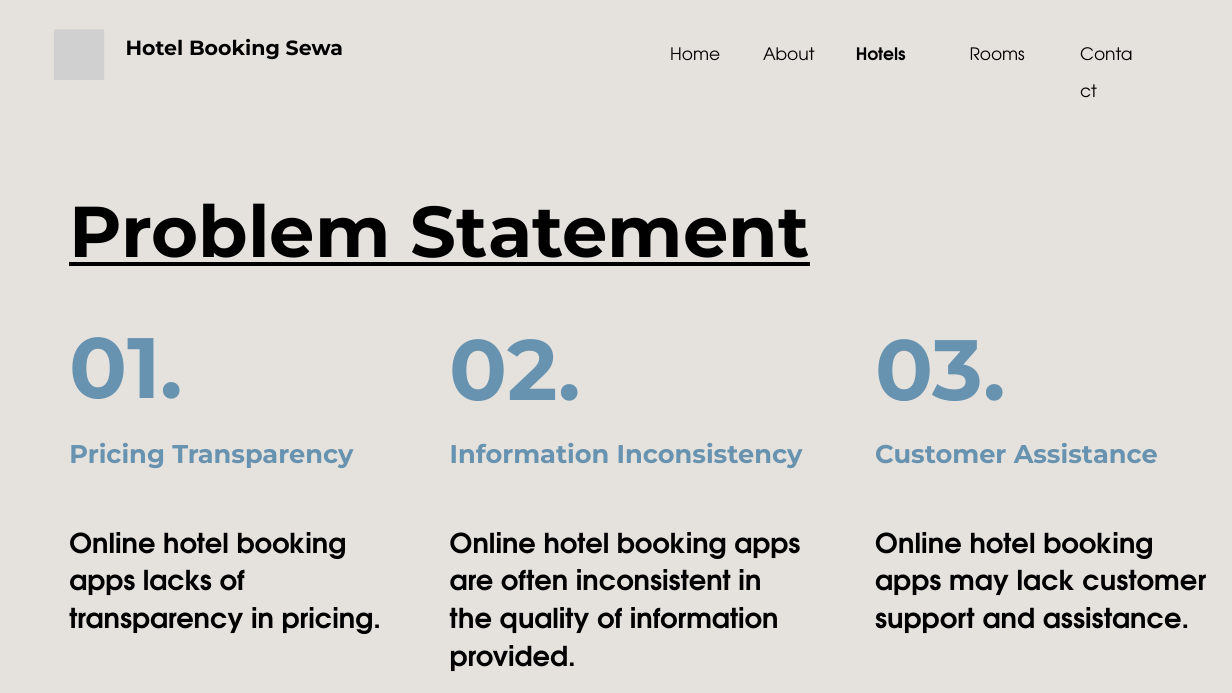
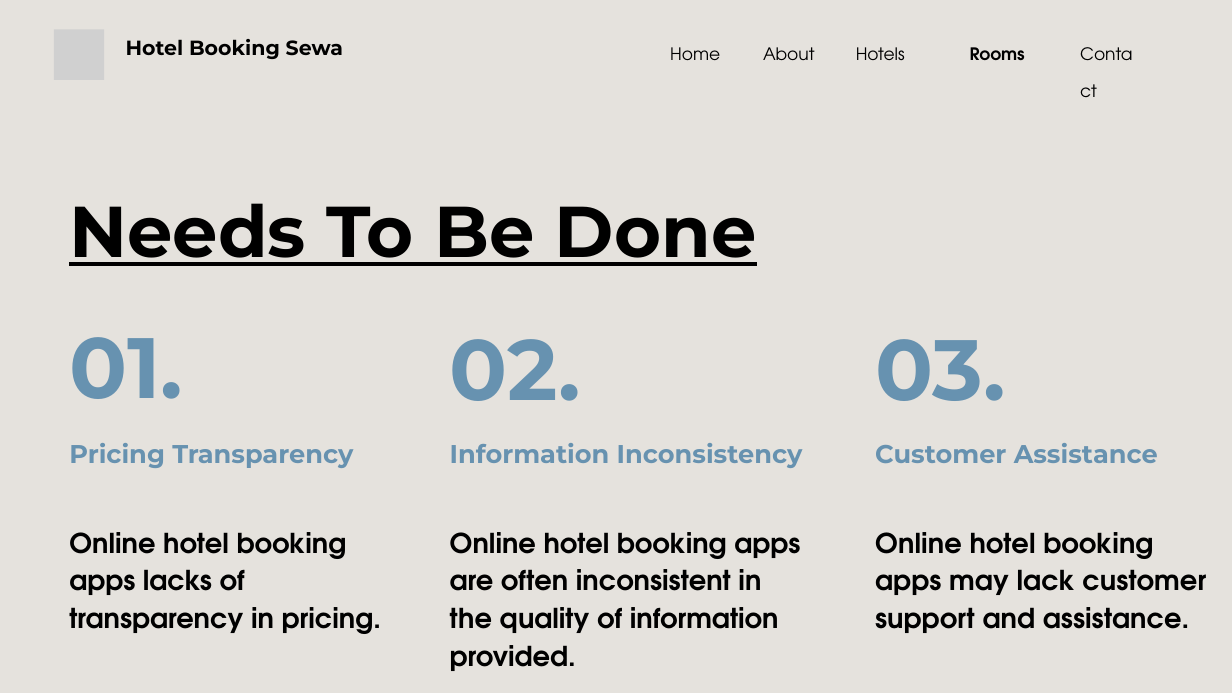
Before and after one commit to lgic-project/Hamro-booking-sewa-frontend, a slide deck: slide 4 of Documentation/Mid Term/MidTerm.Presentation.pptx (slide 3 before the commit). Drawn at 1232x693 pixels with LibreOffice and Linux fonts; fonts in the diff are those of the drawing; grey boxes stand for pictures. Boxes give left, top, right and bottom in pixels: in the first picture for what was removed or moved away, otherwise in the second. Text is boxed around its words. In the diff, an @@ line names an element or a change of style, - is before the commit and + after.

```diff
--- a/Documentation/Mid Term/MidTerm.Presentation.pptx
+++ b/Documentation/Mid Term/MidTerm.Presentation.pptx
@@ text "Hotels" at [856,47,905,60]: bold off @@
@@ text "Rooms" at [970,47,1025,60]: bold on @@
@@ text at [69,203,757,266]: text changed @@
-Problem Statement
+Needs To Be Done
```
Also in this commit, not shown: 3 other slides changed, 1 slide removed, 1 other file.
